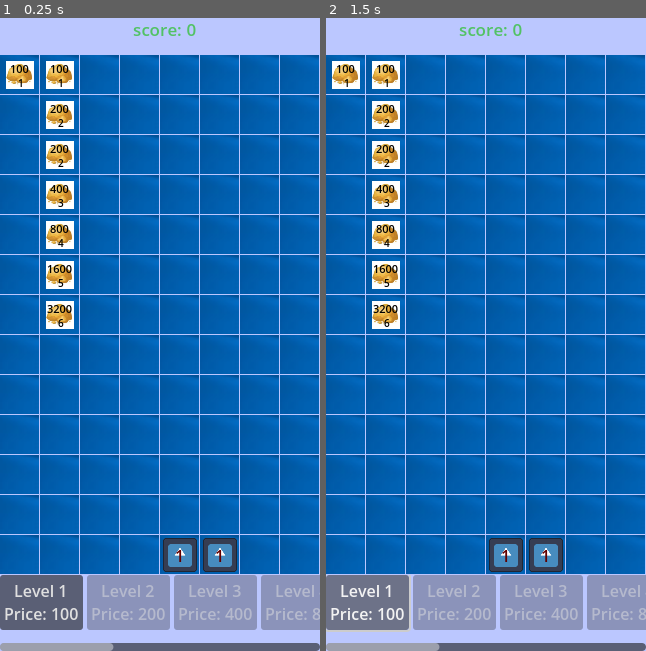
Above: before the commit, frames 1-2 (left to right).
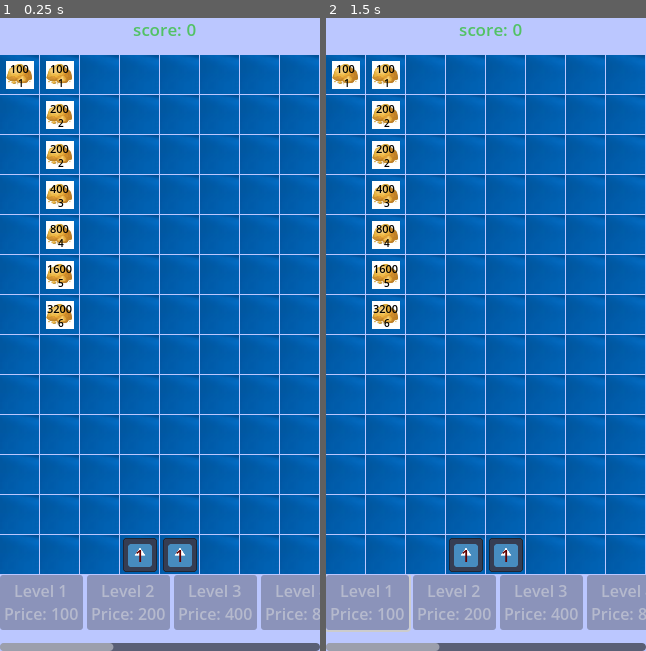
Above: after the commit, the same moments.

Repository: liu5855019/dm_sync
Game: Godot game, scene res://tscns/level/level.tscn
Two runs of this game, one before a commit and one after it. Both use one fixed random seed, a clock stepped at 60 frames per second and the inputs below. The engine's default icon, where the game draws it, is replaced by a stand-in: a white triangle on a blue panel in a dark square.
Inputs (mouse positions are in pixels of both pictures, inside the frame that each line leads up to):
- Up to frame 1 (0.25 s): no input
- Up to frame 2 (1.5 s): click (367, 600) at 0.5 s, where only the run before the commit has a clickable "Level 1 Price: 100"; click (367, 600) at 1.25 s, where only the run before the commit has a clickable "Level 1 Price: 100"

The runs differ from the first frame. In frame 1, 3.3% of the frame differs, in the area x 0-75%, y 82-97%; in frame 2, 3.3%.

Commit message:
level btn logic

Diff:
--- a/CaiKuang/tscns/LevelBtn/LevelBtn.gd
+++ b/CaiKuang/tscns/LevelBtn/LevelBtn.gd
@@ -3,6 +3,7 @@
 
 var player_price: int = 100
 var max_player_level: int = 1
+var level_score: int = 0
 
 var _level: int = 1
 var level: int:
@@ -13,12 +14,20 @@
 	get:
 		return _level
 
+
+
+signal generate_player(level: int, price: int)
+
+
 @onready var btn = $Button
 
 
 
+
+
 func _ready() -> void:
-	pass
+	self.pressed.connect(_on_button_pressed)
+
 
 func get_price_by_level(lev: int) -> int:
 	if lev == 1:
@@ -31,18 +40,20 @@
 	if new_level > max_player_level:
 		max_player_level = new_level
 
-	btn.disabled = max_player_level < level
-
-	print("当前玩家价格: ", player_price)
+	update_text()
 
 
 func _on_button_pressed() -> void:
+	generate_player.emit(level, player_price)
 
-	pass # Replace with function body.
+
+func on_score_changed(old_value: int, new_value: int) -> void:
+	level_score = new_value
+	update_text()
 
 
 func update_text():
 
 	self.text = "Level " + str(level) + "\nPrice: " + str(player_price)
 
-	self.disabled = max_player_level < level
+	self.disabled = max_player_level < level or level_score < player_price
--- a/CaiKuang/tscns/level/LevelData.gd
+++ b/CaiKuang/tscns/level/LevelData.gd
@@ -11,8 +11,8 @@
 
 static func _get_level1_data() -> Array:
 	var data_list: Array = [
+		PlayerData.new(1, Vector2(3, 12)),
 		PlayerData.new(1, Vector2(4, 12)),
-		PlayerData.new(1, Vector2(5, 12)),
 		OreData.new(1, Vector2(0, 0)),
 		OreData.new(1, Vector2(1, 0)),
 		OreData.new(2, Vector2(1, 1)),
--- a/CaiKuang/tscns/level/level.gd
+++ b/CaiKuang/tscns/level/level.gd
@@ -7,7 +7,7 @@
 var ore_scene = load("res://tscns/ore/ore.tscn")
 var level_btn_scene = load("res://tscns/LevelBtn/LevelBtn.tscn")
 
-var score = 0.0
+var score: int = 0
 signal score_changed(old_value: int, new_value: int)
 signal max_player_level_changed(new_level: int)
 
@@ -32,9 +32,12 @@
 func _add_level_btns():
 	var level_btn_container = $ScrollContainer/HBoxContainer
 	for i in range(1, 11):
-		var scene = level_btn_scene.instantiate()
-		scene.level = i
-		level_btn_container.add_child(scene)
+		var level_btn = level_btn_scene.instantiate()
+		level_btn.level = i
+		level_btn.generate_player.connect(on_add_player_btn_pressed)
+		self.max_player_level_changed.connect(level_btn.on_max_player_level_changed)
+		self.score_changed.connect(level_btn.on_score_changed)
+		level_btn_container.add_child(level_btn)
 
 
 func _physics_process(delta: float) -> void:
@@ -65,6 +68,7 @@
 func add_player(data: PlayerData):
 	var player = player_scene.instantiate()
 	player.data = data
+	player.signal_merged.connect(_on_player_merged)
 
 	# 步骤 C: 将瓦片坐标转换回局部坐标 (即格子的中心点或原点)
 	var snapped_local_pos = $TileMapLayer.map_to_local(data.position)
@@ -87,6 +91,18 @@
 		max_plarer_level = new_level
 		print("当前最高玩家等级: ", max_plarer_level)
 		max_player_level_changed.emit(max_plarer_level)
+
+func on_add_player_btn_pressed(level: int, price: int):
+
+	score -= price
+	score_changed.emit(score + price, score)
+
+	print("请求生成玩家，等级: ", level)
+	var data = PlayerData.new()
+	data.level = level
+	data.position = Vector2i(0, 12)
+	data.position = $TileMapLayer.find_nearby_null_tile(data.position)
+	add_player(data)
 
 
 
--- a/CaiKuang/tscns/level/level.tscn
+++ b/CaiKuang/tscns/level/level.tscn
@@ -1,8 +1,9 @@
-[gd_scene load_steps=6 format=4 uid="uid://c5uuk3524ip0w"]
+[gd_scene load_steps=7 format=4 uid="uid://c5uuk3524ip0w"]
 
 [ext_resource type="Texture2D" uid="uid://6633hcir26ly" path="res://items/MapTile.png" id="1_011u6"]
 [ext_resource type="Script" uid="uid://b2kxrljth2udh" path="res://tscns/level/level.gd" id="1_nfut8"]
 [ext_resource type="PackedScene" uid="uid://dbo3cbre768nl" path="res://tscns/score/score.tscn" id="2_5e6ql"]
+[ext_resource type="Script" uid="uid://byk4onfcoogj" path="res://tscns/level/tile_map_layer.gd" id="4_4bs21"]
 
 [sub_resource type="TileSetAtlasSource" id="TileSetAtlasSource_011u6"]
 texture = ExtResource("1_011u6")
@@ -28,6 +29,7 @@
 position = Vector2(0, 44)
 tile_map_data = PackedByteArray("AAABAAAAAAAAAAAAAAACAAAAAAAAAAAAAAADAAAAAAAAAAAAAAAEAAAAAAAAAAAAAAAFAAAAAAAAAAAAAAAGAA …(1584 unchanged characters)…
 tile_set = SubResource("TileSet_011u6")
+script = ExtResource("4_4bs21")
 
 [node name="Resources" type="Node2D" parent="."]
 
--- /dev/null
+++ b/CaiKuang/tscns/level/tile_map_layer.gd
@@ -0,0 +1,32 @@
+extends TileMapLayer
+
+
+
+func get_node_in_tile(pos: Vector2i) -> Node:
+	for node in self.get_parent().get_node("Resources").get_children():
+		if node is Ore and node.data.position == pos:
+			return node
+		if node is Player and node.data.position == pos:
+			return node
+	return null
+
+
+
+
+func find_nearby_null_tile(loc: Vector2i) -> Vector2i:
+
+	var positions = []
+	var used_rect = self.get_used_rect()
+	for x in used_rect.size.x:
+		for y in used_rect.size.y:
+			positions.append(Vector2i(x, y))
+
+	var null_posi = null
+	var min_dis = 9999
+	for posi in positions:
+		if get_node_in_tile(posi) == null:
+			var dis = posi.distance_to(loc)
+			if dis < min_dis:
+				min_dis = dis
+				null_posi = posi
+	return null_posi # 如果周围没有空格子，返回 null
--- a/CaiKuang/tscns/player/player.gd
+++ b/CaiKuang/tscns/player/player.gd
@@ -96,7 +96,7 @@
 	var tile_coord = tile_map_layer.local_to_map(local_pos)
 	# 确保 tile_coord 在地图范围内，避免越界
 	tile_coord = get_safe_tile_size(tile_coord)
-	var node = get_node_in_tile(tile_coord)
+	var node = tile_map_layer.get_node_in_tile(tile_coord)
 	if node != null and node is Player and node != self:
 		if node.data.level == data.level:
 			merge(node)
@@ -112,7 +112,7 @@
 
 	if node != null and node is Ore:
 		# 如果格子上有矿石，找到附近的空格子
-		var nearby_null_tile = find_nearby_null_tile(tile_coord)
+		var nearby_null_tile = tile_map_layer.find_nearby_null_tile(tile_coord)
 		if nearby_null_tile != null:
 			tile_coord = nearby_null_tile
 		else:
@@ -141,23 +141,6 @@
 	else:
 		print("无法合并，等级不匹配")
 
-func find_nearby_null_tile(loc: Vector2i) -> Vector2i:
-
-	var positions = []
-	var used_rect = tile_map_layer.get_used_rect()
-	for x in used_rect.size.x:
-		for y in used_rect.size.y:
-			positions.append(Vector2i(x, y))
-
-	var null_posi = null
-	var min_dis = 9999
-	for posi in positions:
-		if get_node_in_tile(posi) == null:
-			var dis = posi.distance_to(loc)
-			if dis < min_dis:
-				min_dis = dis
-				null_posi = posi
-	return null_posi # 如果周围没有空格子，返回 null
 
 func check_and_start():
 	var tmp_ore :Ore = null
@@ -178,14 +161,6 @@
 	current_ore = tmp_ore
 
 
-func get_node_in_tile(pos: Vector2i) -> Node:
-	var p = get_parent()
-	for node in p.get_children():
-		if node is Ore and node.data.position == pos:
-			return node
-		if node is Player and node.data.position == pos:
-			return node
-	return null
 
 
 
Not shown, added: CaiKuang/tscns/level/tile_map_layer.gd.uid
